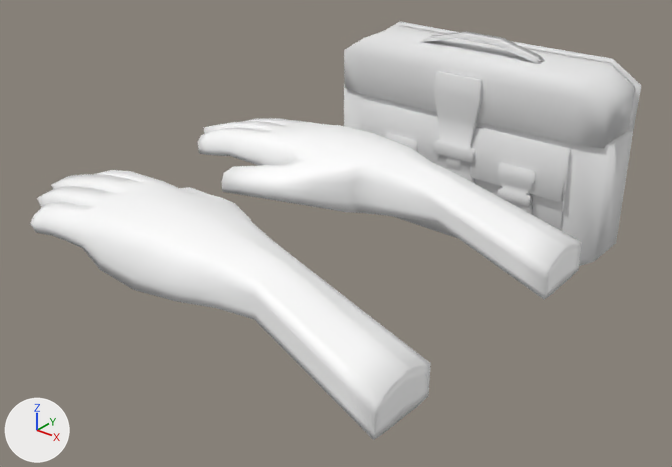
What one commit did to the Blender file NotesOfCitrus/Assets/Blender/blend/playerHands.blend.
Both versions are drawn from a 50 mm lens placed at (10.32, -12.89, 6.64), pointed at (-0.06, 0.09, -1.4). Lighting does not change. The marker at lower left points along +X, +Y and +Z.

Objects in the first picture: 'BagBottom', 'BagTop', 'Hand.L', 'Hand.R'.
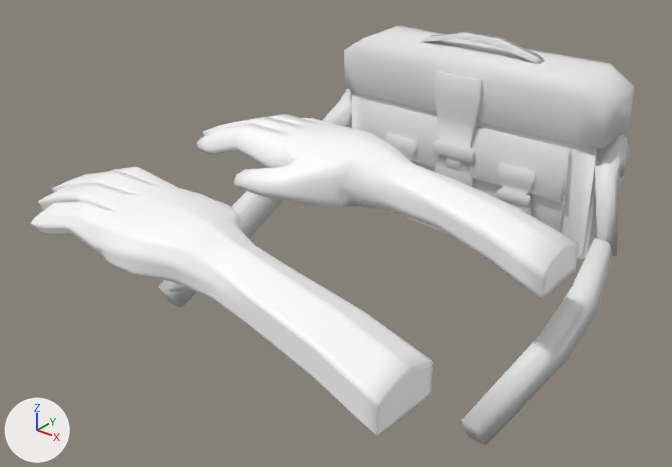
Diff of the bpy script that builds the scene:
```diff
--- a/NotesOfCitrus/Assets/Blender/blend/playerHands.blend.py
+++ b/NotesOfCitrus/Assets/Blender/blend/playerHands.blend.py
@@ me_cube @@
 # used by ob_hand_l; location = (0.02, -4.0, 0.0)
 # verts and faces of me_cube; kept vertices keep their numbers, new ones are numbered from 182
 # before: 29 (4.62, -0.99, -0.49), 30 (4.62, -1.0, -1.04), 31 (4.62, 0.3, -0.52), 32 (4.62, 0.28, -1.07), 41 (4.62, -0.3, -0.31)
 # before: 42 (4.62, -0.34, -1.07), 58 (4.62, -0.99, -0.81), 59 (4.62, 0.29, -0.85), 65 (4.62, -0.67, -1.07), 70 (4.62, -0.64, -0.4)
 # before: 76 (4.62, 0.0, -0.42), 81 (4.62, -0.03, -1.09)
-me_cube.from_pydata(...)  # 182 vertices, 179 faces; spans x -3.26..4.62, y -1.14..1.63, z -1.09..0.7
+me_cube.from_pydata(...)  # 211 vertices, 211 faces; spans x -3.26..4.62, y -1.14..1.42, z -1.09..0.7
+# me_cube part 1
+# 14 vertices are removed from x -1.46..-0.19, y -0.63..1.62, z -0.31..0.61
+# 45 faces are deleted
+# 5 vertices in x -3.18..-2.47, y -1.0..0.5, z -0.2..-0.08 move by (0.0, 0.0, 0.07)
+# 3 vertices in x 1.09..1.65, y -0.84..-0.83, z -0.22..0.46 move by (-0.25, 0.14, 0.0)
+# 3 vertices in x 0.88, y 0.72..0.79, z -0.37..0.41 move by (-0.25, 0.0, 0.0)
+# 3 vertices in x 2.26..2.48, y -0.69..0.33, z -0.31..-0.02 move by (-0.04, -0.07, -0.1)
+# 3 vertices in x 0.23..0.3, y -0.62..0.37, z -0.28..-0.22 move by (0.0, 0.0, 0.06)
+# 3 vertices in x -1.98..-1.61, y -0.6..0.91, z -0.07..0.08 move by (0.18, -0.01, 0.15)
+# 82 vertices move from x -3.26..2.48, y -1.14..1.63, z -0.39..0.65 to x -3.26..2.44, y -1.13..1.41, z -0.46..0.66
+# 43 vertices are added at x -1.81..-0.31, y -1.14..1.42, z -0.26..0.67
+# 77 new faces join them
+# me_cube part 2
+for i in [29, 30, 32, 41, 59, 65, 76, 81]: verts[i] += (0.0, 0.06, 0.0)
+for i in [31, 42, 58, 70]: verts[i] += (0.0, 0.05, 0.0)
+# me_cube part 3: 134 kept faces spanning x -3.26..4.62, y -1.13..1.37, z -1.09..0.7 get new texture (UV) coordinates
 me_cube.materials.append(mat_material)
@@ me_cube_003 @@
 # used by ob_bagbottom; location = (0.11, 5.15, -0.85); scale = (3.25, 0.775, 2.15)
-me_cube_003.from_pydata(...)  # 214 vertices, 196 faces; spans x -1.0..1.0, y -1.42..1.09, z -1.0..1.0
+me_cube_003.from_pydata(...)  # 294 vertices, 268 faces; spans x -1.3..1.29, y -8.29..1.09, z -1.38..1.0
+# me_cube_003 part 4: a new loose piece of 32 vertices spanning x -1.3..-1.01, y -8.29..0.43, z -1.38..0.36
+# me_cube_003 part 5: a new loose piece of 32 vertices spanning x 1.0..1.29, y -8.2..0.52, z -1.38..0.36
+# me_cube_003 part 6
+# 33 faces are deleted
+# 16 vertices are added at x -1.07..1.06, y -0.49..0.12, z 0.05..0.23
+# 45 new faces join them
@@ me_cube_001 @@
 # used by ob_hand_r; location = (0.0, 0.0, 0.0)
-me_cube_001.from_pydata(...)  # 182 vertices, 179 faces; spans x -3.24..4.64, y -1.63..1.14, z -1.08..0.7
+me_cube_001.from_pydata(...)  # 211 vertices, 211 faces; spans x -3.26..4.62, y -1.42..1.14, z -1.09..0.7
+# me_cube_001 part 7: 182 vertices removed from x -3.24..4.64, y -1.63..1.14, z -1.08..0.7; 211 vertices added at x -3.26..4.62, y -1.42..1.14, z -1.09..0.7
 me_cube_001.materials.append(mat_material)
@@ ob_hand_l @@
 _m = ob_hand_l.modifiers.new('Subdivision', 'SUBSURF')
 _m.subdivision_type = 'SIMPLE'
-_m.render_levels = 1
```

Pixel boxes (x1, y1, x2, y2) of what changed, in the pictures (672 x 467 px; the box of a moved part takes in the faces that stretch with it):
'Hand.L', reshaped, modifiers changed
    before: (30, 170, 431, 440)
    after: (30, 167, 433, 438)
'BagBottom', reshaped
    before: (344, 22, 641, 266)
    after: (158, 71, 631, 445)
'Hand.R', reshaped
    before: (197, 118, 582, 300)
    after: (197, 114, 579, 301)
part 1 of me_cube, built on
    before: (65, 171, 231, 290)
    after: (69, 167, 220, 276)
part 2 of me_cube, moved or reshaped
    before: (311, 311, 431, 440)
    after: (311, 311, 433, 438)
part 3 of me_cube, surface changed
    before: (30, 170, 363, 376)
    after: (30, 167, 363, 377)
part 4 of me_cube_003, added
    after: (158, 89, 352, 308)
part 5 of me_cube_003, added
    after: (462, 135, 631, 445)
part 6 of me_cube_003, moved or reshaped
    before: (386, 22, 641, 261)
    after: (583, 134, 628, 251)
